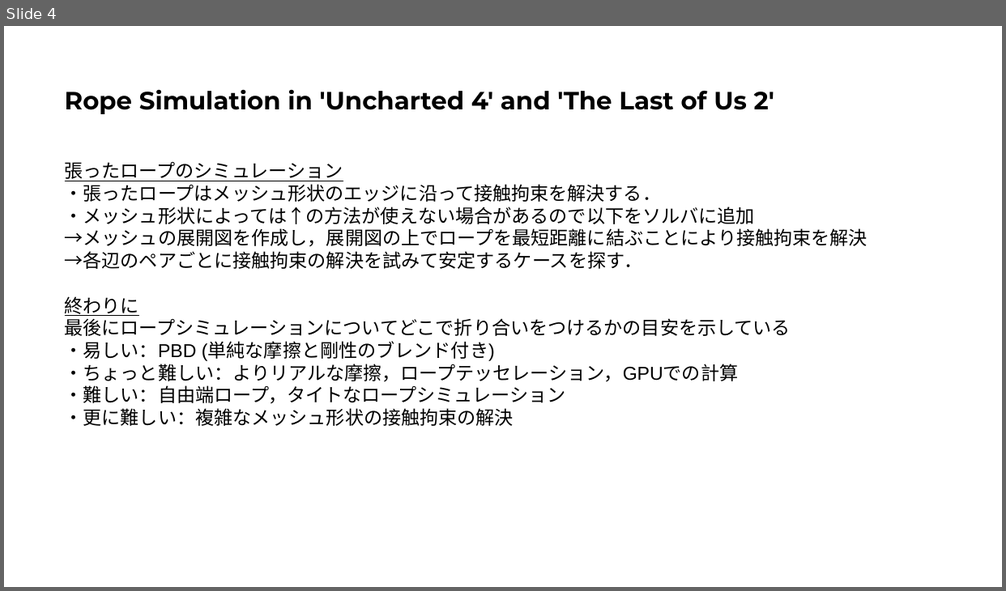
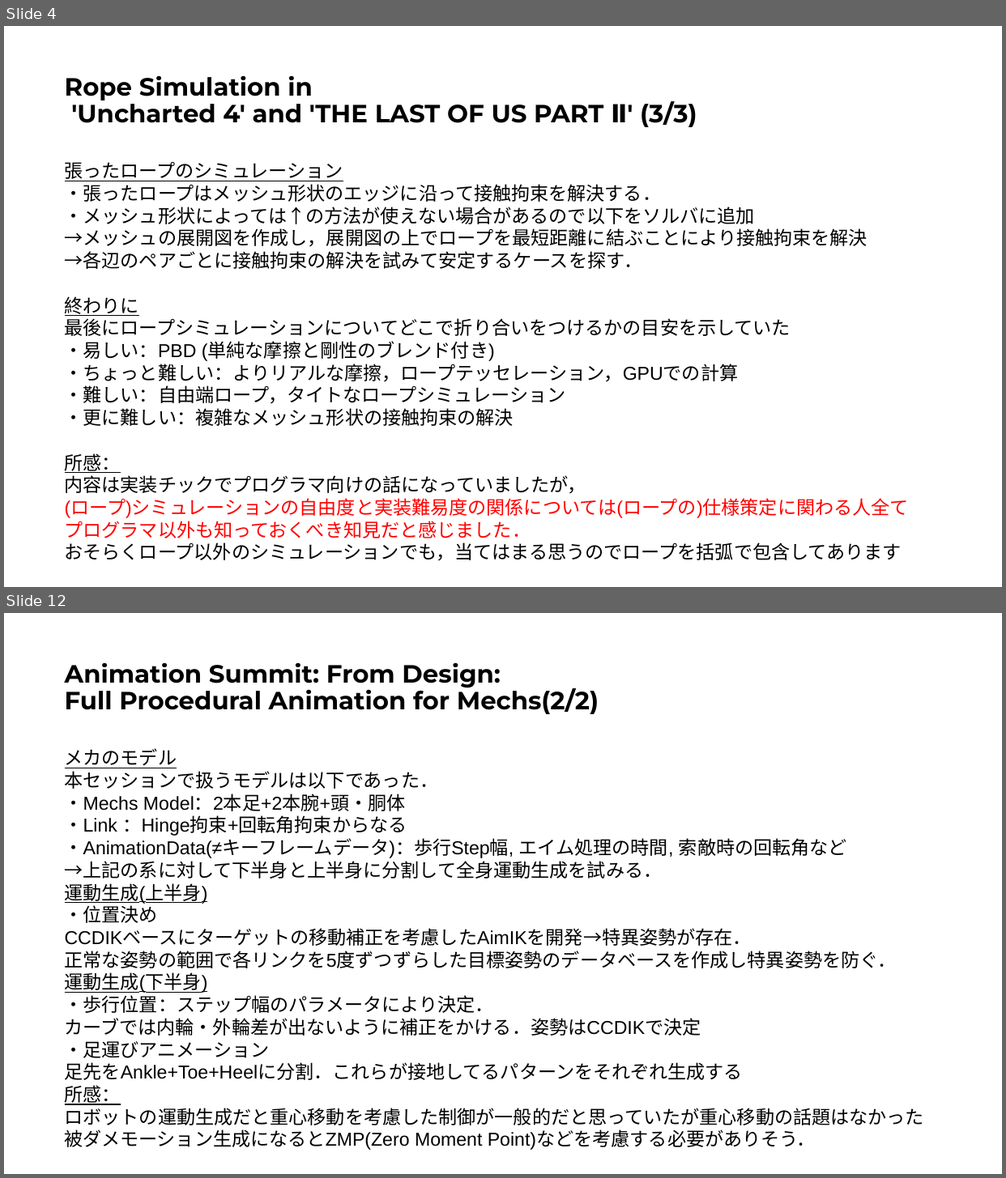
Before and after one commit to IchigoPantsu/test, a slide deck: rope.pptx. Shown one above the other, each under a label of ours: slide 4 before the commit, slides 4 and 12 after it; the slides between them are not shown. The pictures are 1006x591 and 1006x1178 pixels, drawn with LibreOffice and Linux fonts; fonts in the diff are those of the drawing. Boxes give left, top, right and bottom in pixels: in the first picture for what was removed or moved away, otherwise in the second. Text is boxed around its words. In the diff, an @@ line names an element or a change of style, - is before the commit and + after.

```diff
--- a/rope.pptx
+++ b/rope.pptx
@@ slide 12 added at <box>4,613,1002,1174</box>, background #FFFFFF @@
@@ title added at <box>65,662,599,714</box>, 24 pt, text #000000, bold @@
+Animation Summit: From Design:
+Full Procedural Animation for Mechs(2/2)
@@ text added at <box>65,748,924,1150</box>, 18 pt, text #000000 @@
+メカのモデル
+本セッションで扱うモデルは以下であった．
+・Mechs Model：2本足+2本腕+頭・胴体
+・Link ：Hinge拘束+回転角拘束からなる
+・AnimationData(≠キーフレームデータ)：歩行Step幅, エイム処理の時間, 索敵時の回転角など
+→上記の系に対して下半身と上半身に分割して全身運動生成を試みる．
+運動生成(上半身)
+・位置決め
+CCDIKベースにターゲットの移動補正を考慮したAimIKを開発→特異姿勢が存在．
+正常な姿勢の範囲で各リンクを5度ずつずらした目標姿勢のデータベースを作成し特異姿勢を防ぐ．
+運動生成(下半身)
+・歩行位置：ステップ幅のパラメータにより決定．
+カーブでは内輪・外輪差が出ないように補正をかける．姿勢はCCDIKで決定
+・足運びアニメーション
+足先をAnkle+Toe+Heelに分割．これらが接地してるパターンをそれぞれ生成する
+所感：
+ロボットの運動生成だと重心移動を考慮した制御が一般的だと思っていたが重心移動の話題はなかった
+被ダメモーション生成になるとZMP(Zero Moment Point)などを考慮する必要がありそう．
@@ slide 4 changed as well @@
@@ title at <box>65,75,697,128</box>: text changed @@
-Rope Simulation in 'Uncharted 4' and 'The Last of Us 2'
+Rope Simulation in
+'Uncharted 4' and 'THE LAST OF US PART Ⅱ' (3/3)
@@ text at <box>65,318,791,336</box>: text changed @@
-最後にロープシミュレーションについてどこで折り合いをつけるかの目安を示している
+最後にロープシミュレーションについてどこで折り合いをつけるかの目安を示していた
@@ text at <box>65,454,909,561</box>: paragraphs added @@
+所感：
+内容は実装チックでプログラマ向けの話になっていましたが，
+(ロープ)シミュレーションの自由度と実装難易度の関係については(ロープの)仕様策定に関わる人全て
+プログラマ以外も知っておくべき知見だと感じました．
+おそらくロープ以外のシミュレーションでも，当てはまる思うのでロープを括弧で包含してあります
```
Also in this commit, not shown: 2 other slides changed, 15 other slides added.
